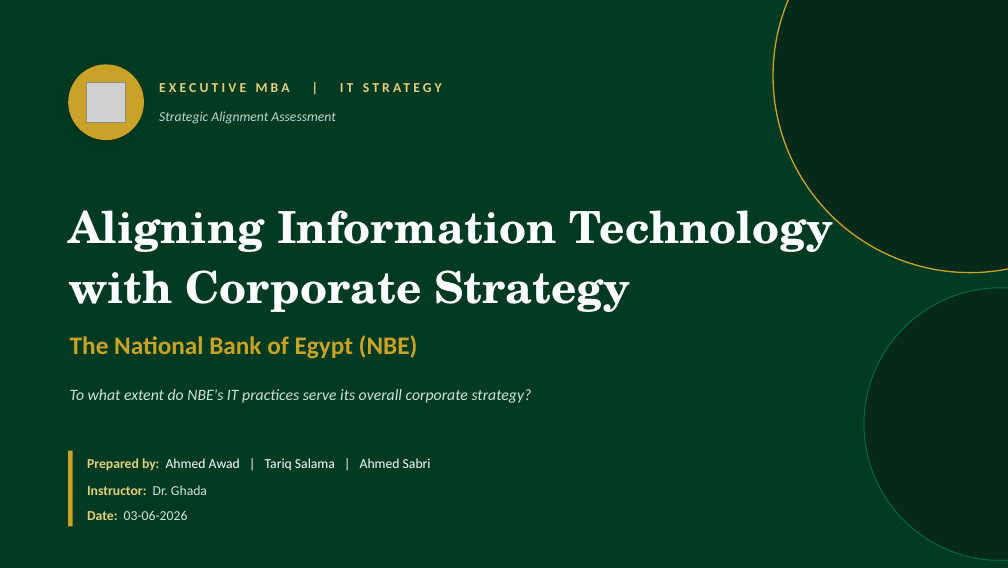
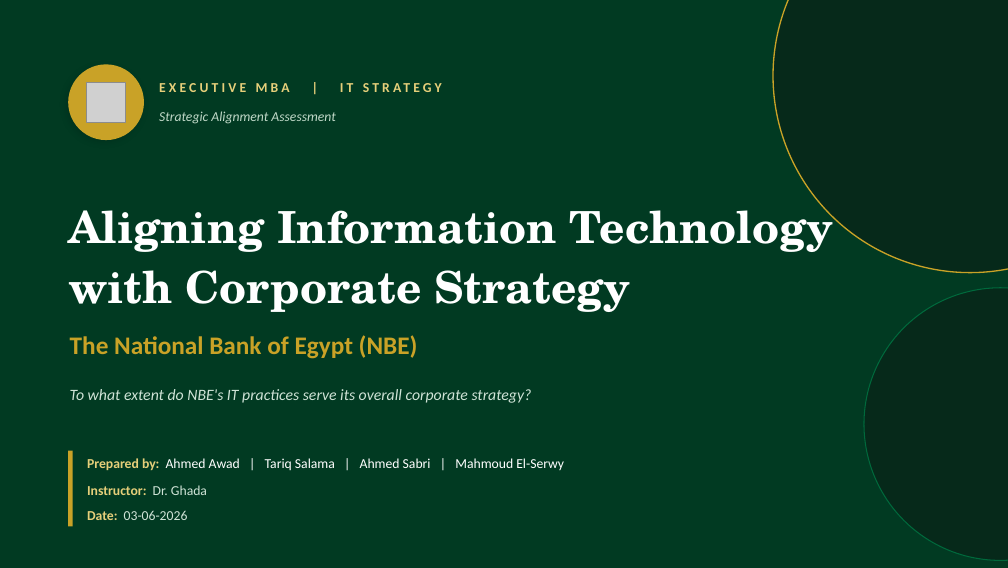
Before and after one commit to Amsamms/emba-it-strategy, a slide deck: slide 1 of downloads/Assignment2_NBE_Strategic_Alignment.pptx. Drawn at 1008x568 pixels with LibreOffice and Linux fonts; fonts in the diff are those of the drawing; grey boxes stand for pictures. Boxes give left, top, right and bottom in pixels: in the first picture for what was removed or moved away, otherwise in the second. Text is boxed around its words. In the diff, an @@ line names an element or a change of style, - is before the commit and + after.

```diff
--- a/downloads/Assignment2_NBE_Strategic_Alignment.pptx
+++ b/downloads/Assignment2_NBE_Strategic_Alignment.pptx
@@ text at bbox=[87, 458, 564, 470]: text changed @@
-Prepared by: Ahmed Awad | Tariq Salama | Ahmed Sabri
+Prepared by: Ahmed Awad | Tariq Salama | Ahmed Sabri | Mahmoud El-Serwy
```
Also in this commit, not shown: 7 other files.
